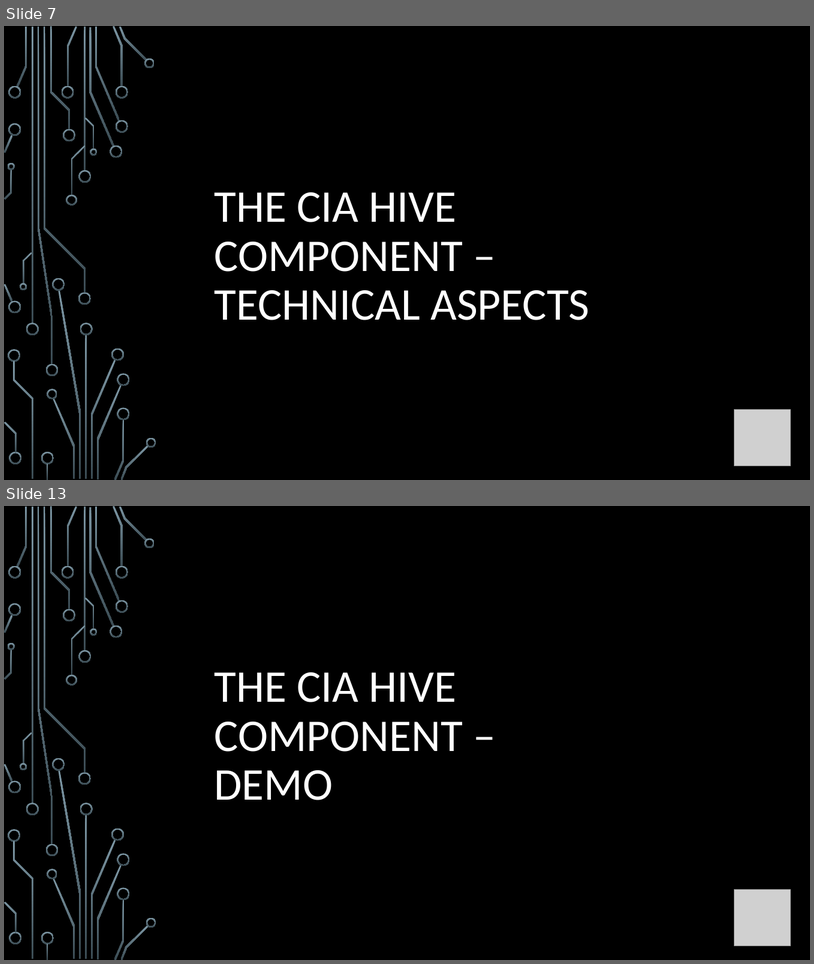
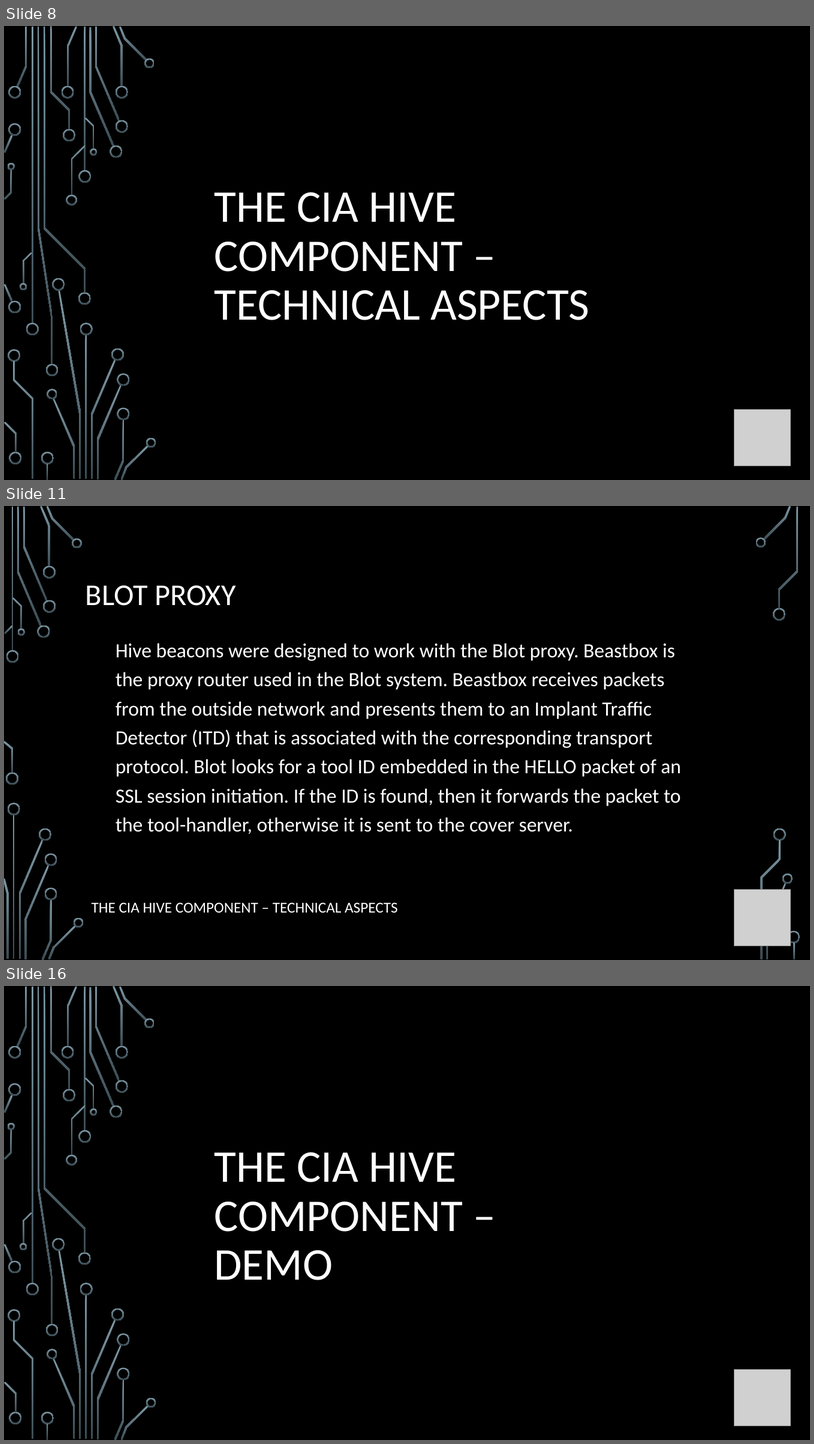
Before and after one commit to giadagabriele/WikiLeaks-Hive, a slide deck: The CIA Hive component.pptx. Shown one above the other, each under a label of ours: slides 7 and 13 before the commit, slides 8, 11 and 16 after it; the slides between them are not shown. The pictures are 814x964 and 814x1444 pixels, drawn with LibreOffice and Linux fonts; fonts in the diff are those of the drawing; grey boxes stand for pictures; background and template pictures are left out. Boxes give left, top, right and bottom in pixels: in the first picture for what was removed or moved away, otherwise in the second. Text is boxed around its words. In the diff, an @@ line names an element or a change of style, - is before the commit and + after.

Commit message:
presentation updated
added tech aspects beacons and blot

```diff
--- a/The CIA Hive component.pptx
+++ b/The CIA Hive component.pptx
@@ slide 11 added at <box>4,506,810,960</box>, background picture (left out) @@
@@ title added at <box>86,585,236,606</box>, 36 pt, text #FFFFFF @@
+BLOT PROXY
@@ text added at <box>116,643,681,834</box>, 24 pt, text #FFFFFF @@
+Hive beacons were designed to work with the Blot proxy. Beastbox is the proxy router used in the Blot system. Beastbox receives packets from the outside network and presents them to an Implant Traffic Detector (ITD) that is associated with the corresponding transport protocol. Blot looks for a tool ID embedded in the HELLO packet of an SSL session initiation. If the ID is found, then it forwards the packet to the tool-handler, otherwise it is sent to the cover server.
@@ picture added at <box>735,889,791,946</box> @@
@@ text added at <box>92,902,398,912</box>, 18 pt, text #FFFFFF @@
+THE CIA HIVE COMPONENT – TECHNICAL ASPECTS
@@ group added at <box>4,506,801,960</box>: 33 freeform shapes, 3 rectangles @@
@@ what was slide 7 is now slide 8 @@
@@ what was slide 13 is now slide 16 @@
```
Also in this commit, not shown: 6 slides changed, 6 other slides added, 4 slides removed.
